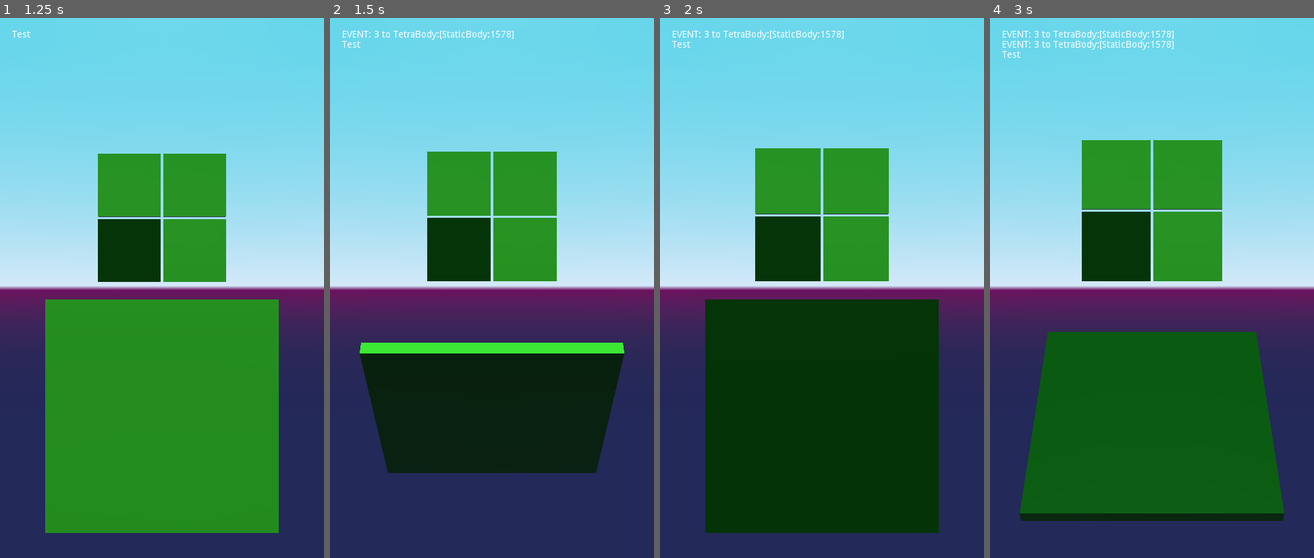
Above: before the commit, frames 1-4 (left to right).
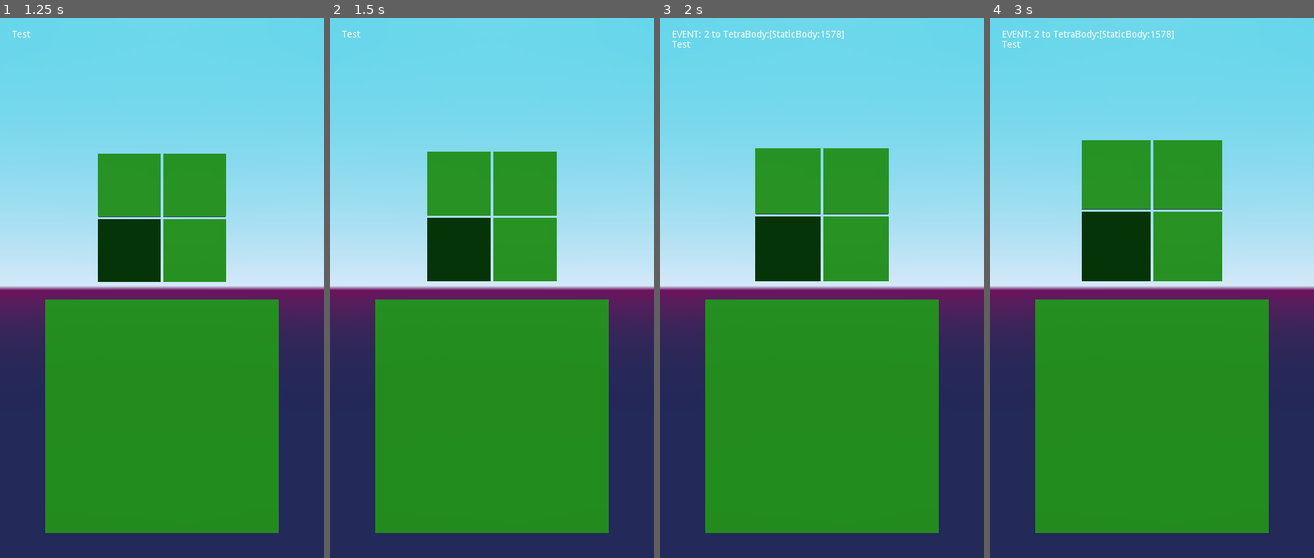
Above: after the commit, the same moments.

Repository: bentles/Tetra
Game: Godot game, scene res://Game.tscn
Two runs of this game, one before a commit and one after it. Both use one fixed random seed, a clock stepped at 60 frames per second and the inputs below.
Inputs (mouse positions are in pixels of both pictures, inside the frame that each line leads up to):
- Up to frame 1 (1.25 s): tap Enter at 0.5 s; move the mouse to (233, 261) at 0.52 s; click (233, 261) at 0.67 s
- Up to frame 2 (1.5 s): drag from (427, 315) to (475, 396) at 1.27 s
- Up to frame 3 (2 s): no input
- Up to frame 4 (3 s): move the mouse to (1184, 169) at 2.02 s; click (1184, 169) at 2.17 s; tap Space at 2.75 s; drag from (1135, 396) to (1054, 207) at 2.77 s

Frame 1 is identical in both runs. In frame 2, 32% of the frame differs, in the area x 3-91%, y 2-96%; in frame 3, 31%; in frame 4, 33%.

Commit message:
ok lol this was proving impossible with the built in speed thing but my silly code works :|

Diff:
--- a/Input/InputHandler.gd
+++ b/Input/InputHandler.gd
@@ -3,7 +3,7 @@
 
 const HOLD_TIME = 0.3
 const SWIPE_SPEED = 100
-const FAST_SWIPE_SPEED = 500
+const FAST_SWIPE_SPEED = 4000
 
 const GameInputEvent = preload("res://Input/GameInputEvent.gd")
 var game_event = GameInputEvent.NONE
@@ -53,7 +53,12 @@
 				if pressed_pos.distance_to(event.position) < 5:
 					set_event(GameInputEvent.TAP)
 				else: #very very fast swipe
-					set_event(GameInputEvent.FAST_SWIPE)
+					var swipe_speed = pressed_pos.distance_to(event.position)/ time_pressed
+					print(swipe_speed)
+					if swipe_speed > FAST_SWIPE_SPEED:
+						set_event(GameInputEvent.FAST_SWIPE)
+					elif swipe_speed > SWIPE_SPEED:
+						set_event(GameInputEvent.SWIPE)
 			reset()
 
 	if game_event != GameInputEvent.NONE:
@@ -62,12 +67,12 @@
 	# possibly need to be able to promote a swipe into a fast swipe
 	# if this doesn't feel right on mobile
 
-	if event is InputEventScreenDrag:
-		current_pos = event.position
-		if event.speed.length() > FAST_SWIPE_SPEED:
-			set_event(GameInputEvent.FAST_SWIPE)
-		elif event.speed.length() > SWIPE_SPEED:
-			set_event(GameInputEvent.SWIPE)
+	#if event is InputEventScreenDrag:
+	#	current_pos = event.position
+	#	if event.speed.length() > FAST_SWIPE_SPEED:
+	#		set_event(GameInputEvent.FAST_SWIPE)
+	#	elif event.speed.length() > SWIPE_SPEED:
+	#		set_event(GameInputEvent.SWIPE)
 
 func set_event(ev):
 	game_event = ev
--- a/project.godot
+++ b/project.godot
@@ -37,6 +37,7 @@
 window/size/resizable=false
 window/size/test_width=480
 window/size/test_height=800
+window/handheld/orientation="portrait"
 
 [input_devices]
 
